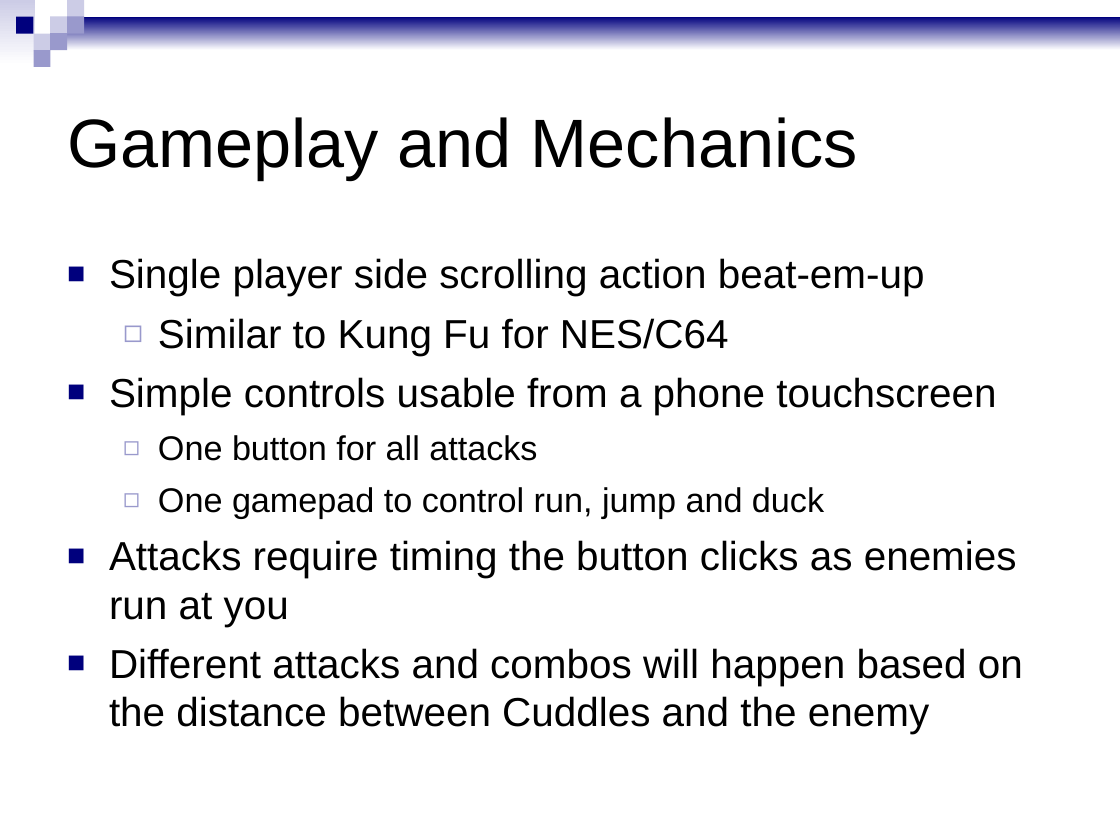
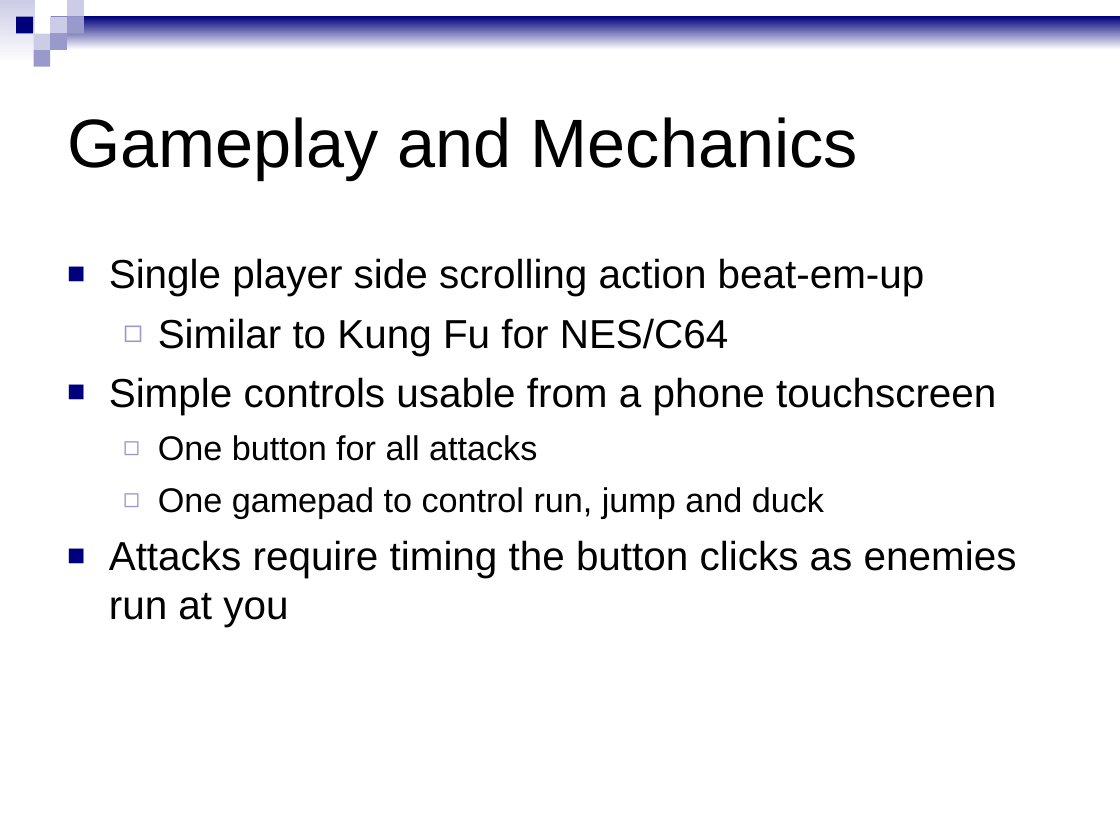
Before and after one commit to Xyzyx101/Pitch_Proposal_GDD_Project, a slide deck: slide 3 of pitch/pitch.odp (slide 4 before the commit). Drawn at 1120x840 pixels with LibreOffice and Linux fonts; fonts in the diff are those of the drawing. Boxes give left, top, right and bottom in pixels: in the first picture for what was removed or moved away, otherwise in the second. Text is boxed around its words. In the diff, an @@ line names an element or a change of style, - is before the commit and + after.

```diff
--- a/pitch/pitch.odp
+++ b/pitch/pitch.odp
@@ text at (109,648,1023,734): paragraph removed @@
-■ Different attacks and combos will happen based on the distance between Cuddles and the enemy
```
Also in this commit, not shown: 2 other slides changed, 1 slide added, 5 slides removed, 1 other file.
